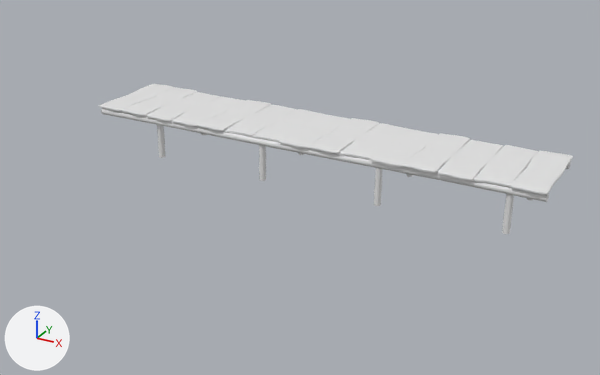
A saved change to the FBX model plipplop/Assets/Meshes/Props/KM_Dock.FBX.
Before and after are seen from a 50 mm lens placed at (9.23, -25.39, 9.36), pointed at (-1.82, -5.3, -0.68). Lighting does not change. The marker at lower left points along +X, +Y and +Z. Where no turn or scale is listed for an object, it has been applied to the vertices.

The first picture shows 'DockPlankA01', 'DockPlankA02', 'DockPlankA03', 'DockPlankA04', 'DockPlankA05', 'DockPlankA06', 'DockPlankB01', 'DockPlankB02', 'DockPlankB03', 'DockPlankB04', 'DockPlankC01', 'DockPlankC02', 'DockPlankC03', 'DockPlankC04', 'DockPlankC05', 'DockPole01', 'DockPole02', 'DockPole03', 'DockPole04', 'DockSupport01'.
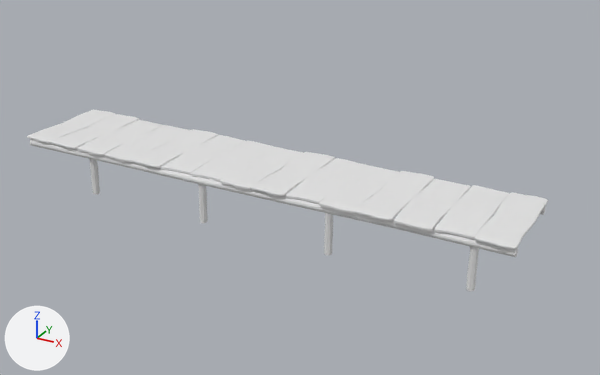
Commit message: Add dock mat

Pixel boxes [x1, y1, x2, y2] of what changed, in the pictures (600 x 375 px):
'DockPlankA01', reshaped, moved (716% wider, 304% taller)
    before: [510, 151, 573, 195]
    after: [27, 110, 548, 291]
'DockSupport01', deleted
    before: [101, 108, 549, 202]
'DockPlankB01', deleted
    before: [474, 145, 538, 187]
'DockPlankC01', deleted
    before: [438, 140, 503, 181]
'DockPlankA02', deleted
    before: [403, 133, 470, 173]
'DockPlankC02', deleted
    before: [371, 129, 439, 167]
'DockPlankB02', deleted
    before: [340, 123, 408, 160]
'DockPlankA03', deleted
    before: [309, 118, 379, 154]
'DockPlankC03', deleted
    before: [279, 114, 350, 148]
'DockPlankB03', deleted
    before: [252, 109, 322, 142]
'DockPlankB04', deleted
    before: [225, 105, 297, 136]
'DockPlankA04', deleted
    before: [198, 100, 271, 131]
'DockPlankC04', deleted
    before: [172, 96, 245, 127]
'DockPlankC05', deleted
    before: [146, 92, 220, 122]
'DockPlankA05', deleted
    before: [122, 87, 197, 116]
'DockPlankA06', deleted
    before: [99, 84, 175, 111]
'DockPole04', deleted
    before: [502, 194, 514, 234]
'DockPole03', deleted
    before: [374, 168, 382, 206]
'DockPole02', deleted
    before: [259, 145, 266, 181]
'DockPole01', deleted
    before: [157, 125, 165, 158]
part 1 of me_mesh_001, added
    after: [355, 171, 434, 221]
part 2 of me_mesh_001, added
    after: [252, 152, 335, 196]
part 3 of me_mesh_001, added
    after: [132, 129, 218, 168]
part 4 of me_mesh_001, added
    after: [27, 110, 115, 143]
part 5 of me_mesh_001, added
    after: [51, 114, 139, 149]
part 6 of me_mesh_001, added
    after: [30, 120, 546, 291]

Diff of the bpy script that builds the scene:
```diff
--- a/plipplop/Assets/Meshes/Props/KM_Dock.FBX.py
+++ b/plipplop/Assets/Meshes/Props/KM_Dock.FBX.py
@@ me_mesh_001 @@
-me_mesh_001.from_pydata(...)  # 220 vertices, 436 faces; spans x -0.52..0.48, y -1.54..1.55, z -0.03..0.07
+me_mesh_001.from_pydata(...)  # 3712 vertices, 7324 faces; spans x -14.66..0.48, y -1.54..1.55, z -1.42..0.07
+# me_mesh_001 part 1: the loose piece of 220 vertices spanning x -0.52..0.48, y -1.54..1.55, z -0.03..0.07 is copied, and the copy is moved by (-3.05, 0.0, 0.0); it spans x -3.58..-2.57, y -1.54..1.55, z -0.03..0.07
+# me_mesh_001 part 2: the loose piece of 220 vertices spanning x -0.52..0.48, y -1.54..1.55, z -0.03..0.07 is copied, and the copy is moved by (-6.06, 0.0, 0.0); it spans x -6.58..-5.58, y -1.54..1.55, z -0.03..0.07
+# me_mesh_001 part 3: the loose piece of 220 vertices spanning x -0.52..0.48, y -1.54..1.55, z -0.03..0.07 is copied, and the copy is moved by (-10.07, 0.0, 0.0); it spans x -10.59..-9.59, y -1.54..1.55, z -0.03..0.07
+# me_mesh_001 part 4: the loose piece of 220 vertices spanning x -0.52..0.48, y -1.54..1.55, z -0.03..0.07 is copied, and the copy is moved by (-14.13, 0.0, 0.0); it spans x -14.66..-13.65, y -1.54..1.55, z -0.03..0.07
+# me_mesh_001 part 5: the loose piece of 220 vertices spanning x -0.52..0.48, y -1.54..1.55, z -0.03..0.07 is copied, and the copy is moved by (-13.14, 0.0, 0.0); it spans x -13.66..-12.66, y -1.54..1.55, z -0.03..0.07
+# me_mesh_001 part 6: 2392 vertices added at x -14.55..0.45, y -1.54..1.5, z -1.42..0.07
@@ ob_dockplankc04 @@
-ob_dockplankc04 = bpy.data.objects.new('DockPlankC04', me_mesh_013)
@@ ob_dockpole01 @@
-ob_dockpole01 = bpy.data.objects.new('DockPole01', me_mesh_023)
@@ ob_dockpole03 @@
-ob_dockpole03 = bpy.data.objects.new('DockPole03', me_mesh_021)
@@ ob_dockplankc02 @@
-ob_dockplankc02 = bpy.data.objects.new('DockPlankC02', me_mesh_006)
@@ ob_dockplankb01 @@
-ob_dockplankb01 = bpy.data.objects.new('DockPlankB01', me_mesh_002)
@@ ob_dockplankc03 @@
-ob_dockplankc03 = bpy.data.objects.new('DockPlankC03', me_mesh_009)
@@ ob_dockplanka05 @@
-ob_dockplanka05 = bpy.data.objects.new('DockPlankA05', me_mesh_015)
@@ ob_dockplankb03 @@
-ob_dockplankb03 = bpy.data.objects.new('DockPlankB03', me_mesh_010)
@@ ob_docksupport01 @@
-ob_docksupport01 = bpy.data.objects.new('DockSupport01', me_mesh_024)
@@ ob_dockplankb04 @@
-ob_dockplankb04 = bpy.data.objects.new('DockPlankB04', me_mesh_011)
@@ ob_dockplanka04 @@
-ob_dockplanka04 = bpy.data.objects.new('DockPlankA04', me_mesh_012)
@@ ob_dockplankc01 @@
-ob_dockplankc01 = bpy.data.objects.new('DockPlankC01', me_mesh_003)
@@ ob_dockpole02 @@
-ob_dockpole02 = bpy.data.objects.new('DockPole02', me_mesh_022)
@@ ob_dockpole04 @@
-ob_dockpole04 = bpy.data.objects.new('DockPole04', me_mesh_020)
@@ ob_dockplankc05 @@
-ob_dockplankc05 = bpy.data.objects.new('DockPlankC05', me_mesh_014)
@@ ob_dockplanka02 @@
-ob_dockplanka02 = bpy.data.objects.new('DockPlankA02', me_mesh_005)
@@ ob_dockplanka01 @@
 ob_dockplanka01 = bpy.data.objects.new('DockPlankA01', me_mesh_001)
-ob_dockplanka01.location = (4.89, -3.54, 0.51)
+ob_dockplanka01.location = (5.0, -6.92, 0.51)
@@ ob_dockplankb02 @@
-ob_dockplankb02 = bpy.data.objects.new('DockPlankB02', me_mesh_007)
@@ ob_dockplanka03 @@
-ob_dockplanka03 = bpy.data.objects.new('DockPlankA03', me_mesh_008)
@@ ob_dockplanka06 @@
-ob_dockplanka06 = bpy.data.objects.new('DockPlankA06', me_mesh_016)
```
